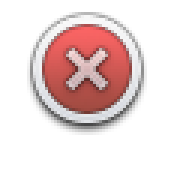
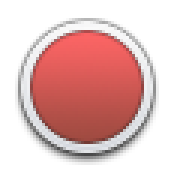
Layered file, before and after one edit (174 x 186). Changes by layer:
hid group "Classic Badges" (13 layers) over [33,15,141,123]
painted on "Close", unmasked it over [66,48,108,90]
painted on "Circle" (1st of 3, in "Classic Badges" › "Borders"), unmasked it over [33,15,141,123]
painted on "Ellipse" (1st of 2, in "Classic Badges"), unmasked it over [42,24,132,114]
painted on "Circle" (2nd of 3, in "Classic Badges" › "Shadows"), unmasked it over [33,15,141,123]
showed group "Modern Badges" (9 layers) over [21,21,153,153]
added layer "Circle" (3rd of 3, in "Modern Badges" › "Borders") in group "Borders" over [21,21,153,153]
painted on "Ellipse" (2nd of 2, in "Modern Badges"), unmasked it over [30,30,144,144]
added layer "Circle Kopie" in group "Shadows" over [21,21,153,153]
